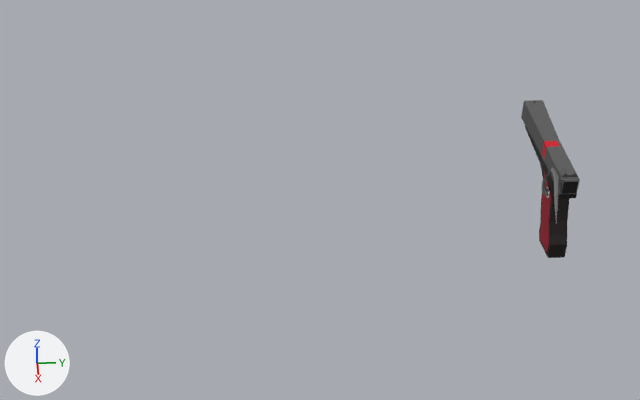
An edit to the Blender file models/handgun.blend, drawn before and after from the same camera.
One viewpoint serves both versions: a 50 mm camera at (19.77, -7.52, 14.54) aimed at (1.11, -6.48, 0.47). The axes (+X, +Y, +Z) are drawn at lower left. The lights are the same throughout.
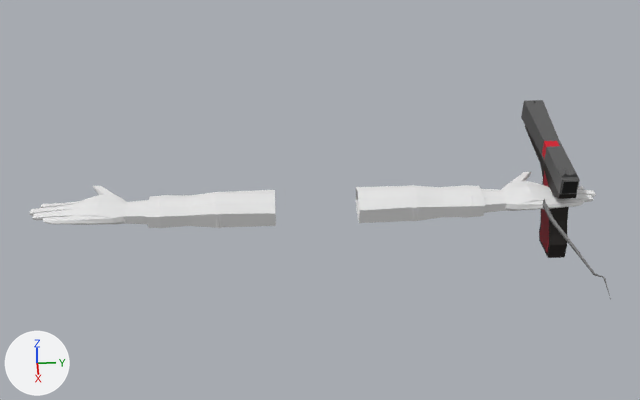
Changed parts and their boxes (x1, y1, x2, y2) in the pictures (640 x 400 px; the box of a moved part takes in the faces that stretch with it):
```json
{"object": "Cube.002", "change": "added", "after": [29, 186, 276, 228]}
{"object": "Cube.003", "change": "added", "after": [356, 172, 596, 223]}
{"object": "Cylinder", "change": "reshaped, turned", "before": [541, 168, 559, 221], "after": [543, 199, 611, 299]}
{"part": 1, "of": "me_cylinder", "change": "moved or reshaped", "before": [541, 168, 559, 211], "after": [543, 199, 604, 278]}
```

Edits to the scene script, one JSON object a line:
```json
{"op": "add", "block": "mat_handmaterial", "code": ["mat_handmaterial = principled_material('HandMaterial')", "mat_handmaterial.base_color = (0.8, 0.8, 0.8)  # white #e7e7e7", "mat_handmaterial.roughness = 0.0", "mat_handmaterial.specular_ior_level = 0.0"]}
{"block": "me_cylinder", "where": "# used by ob_cylinder; location = (1.04, -0.4, 0.42); rotation_euler = (0.916, 0.597, -0.111), in degrees (52, 34, -6.4); scale = (0.0996, 0.0996, 0.0996)"}
{"op": "remove", "block": "me_cylinder", "code": "me_cylinder.from_pydata(...)  # 61 vertices, 52 faces; spans x -2.6..18.7, y -1.0..21.2, z -1.0..22.6"}
{"op": "add", "block": "me_cylinder", "code": "me_cylinder.from_pydata(...)  # 61 vertices, 52 faces; spans x -0.7..18.7, y -1.0..21.2, z -0.8..22.6"}
{"block": "me_cylinder", "change": "me_cylinder part 1: 35 of 61 vertices moved; they spanned x -2.6..14.5, y -0.6..19.1, z 0.0..19.9 and now span x -0.3..14.7, y -0.6..16.7, z 0.3..18.4; mean shift (1.5, -2.9, 0.1); largest move (1.3, 11.5, 11.2) -> (3.5, 2.7, 9.8)"}
{"op": "add", "block": "me_cube_004", "code": ["me_cube_004 = bpy.data.meshes.new('Cube.004')", "me_cube_004.from_pydata(...)  # 385 vertices, 382 faces; spans x -21.0..-3.1, y -3.2..1.4, z -1.0..1.0", "me_cube_004.materials.append(mat_handmaterial)  # its picture is missing"]}
{"op": "add", "block": "me_cube_002", "code": ["me_cube_002 = bpy.data.meshes.new('Cube.002')", "me_cube_002.from_pydata(...)  # 385 vertices, 382 faces; spans x 3.1..21.0, y -3.2..1.4, z -1.0..1.0", "me_cube_002.materials.append(mat_handmaterial)  # its picture is missing"]}
{"op": "set", "path": "ob_cylinder.rotation_euler", "old": "(0.916, 0.597, -0.111)", "new": "(0.492, 1.223, 6.275)", "note": "degrees (52, 34, -6.4) -> degrees (28, 70, 360)"}
{"op": "add", "block": "ob_cube_003", "code": ["ob_cube_003 = bpy.data.objects.new('Cube.003', me_cube_004)", "ob_cube_003.location = (1.28, -6.58, 0.39)", "ob_cube_003.rotation_euler = (0.0, 0.0, -1.571)  # degrees (0, 0, -90)", "ob_cube_003.scale = (0.353, 0.353, 0.353)"]}
{"op": "add", "block": "ob_cube_002", "code": ["ob_cube_002 = bpy.data.objects.new('Cube.002', me_cube_002)", "ob_cube_002.location = (1.28, -6.59, 0.39)", "ob_cube_002.rotation_euler = (0.0, 0.0, -1.571)  # degrees (0, 0, -90)", "ob_cube_002.scale = (0.353, 0.353, 0.353)"]}
```
